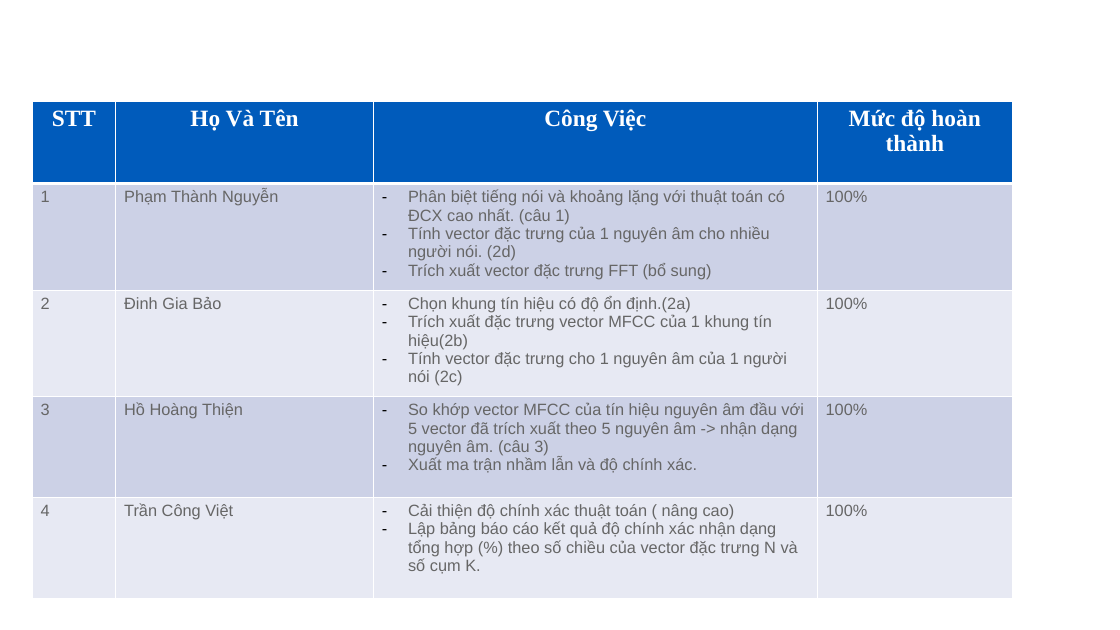
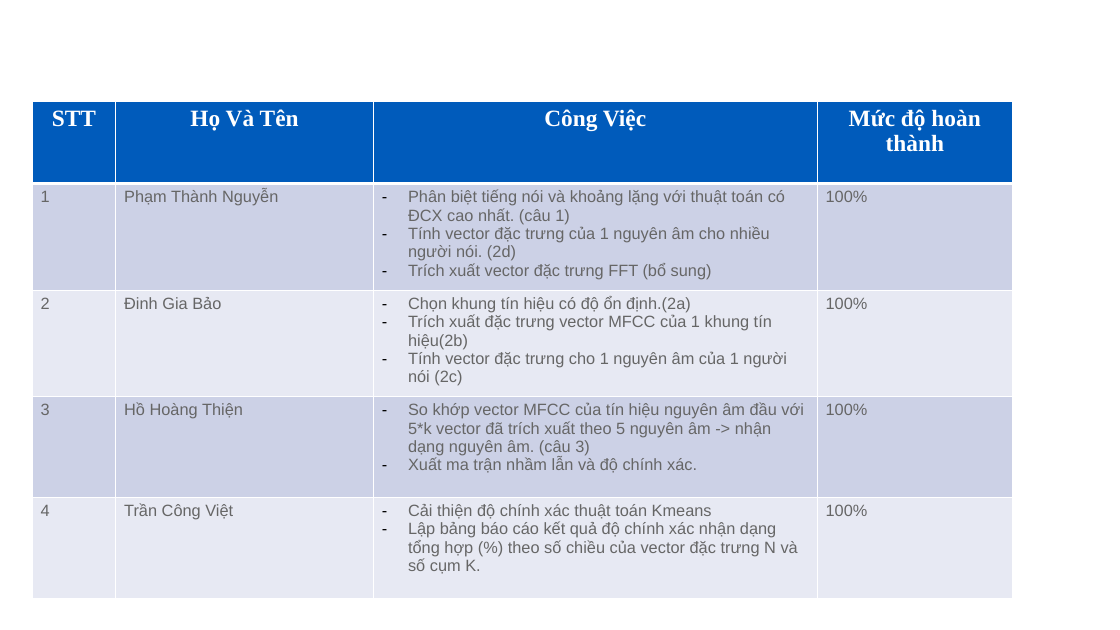
Before and after one commit to giabao2807/digital-signal-processing, a slide deck: slide 3 of abc/Final.pptx. Drawn at 1120x630 pixels with LibreOffice and Linux fonts; fonts in the diff are those of the drawing; background and template pictures are left out. Boxes give left, top, right and bottom in pixels: in the first picture for what was removed or moved away, otherwise in the second. Text is boxed around its words. In the diff, an @@ line names an element or a change of style, - is before the commit and + after.

```diff
--- a/abc/Final.pptx
+++ b/abc/Final.pptx
@@ table at <box>32,101,1012,598</box> @@
-row 4, column 3: So khớp vector MFCC của tín hiệu nguyên âm đầu với 5 vector đã trích xuất theo 5 nguyên âm -> nhận dạng nguyên âm. (câu 3) / Xuất ma trận nhầm lẫn và độ chính xác.
+row 4, column 3: So khớp vector MFCC của tín hiệu nguyên âm đầu với 5*k vector đã trích xuất theo 5 nguyên âm -> nhận dạng nguyên âm. (câu 3) / Xuất ma trận nhầm lẫn và độ chính xác.
-row 5, column 3: Cải thiện độ chính xác thuật toán ( nâng cao) / Lập bảng báo cáo kết quả độ chính xác nhận dạng tổng hợp (%) theo số chiều của vector đặc trưng N và số cụm K.
+row 5, column 3: Cải thiện độ chính xác thuật toán Kmeans / Lập bảng báo cáo kết quả độ chính xác nhận dạng tổng hợp (%) theo số chiều của vector đặc trưng N và số cụm K.
```
Also in this commit, not shown: 7 other slides changed, 10 slides added, 1 slide removed, 10 other files.
